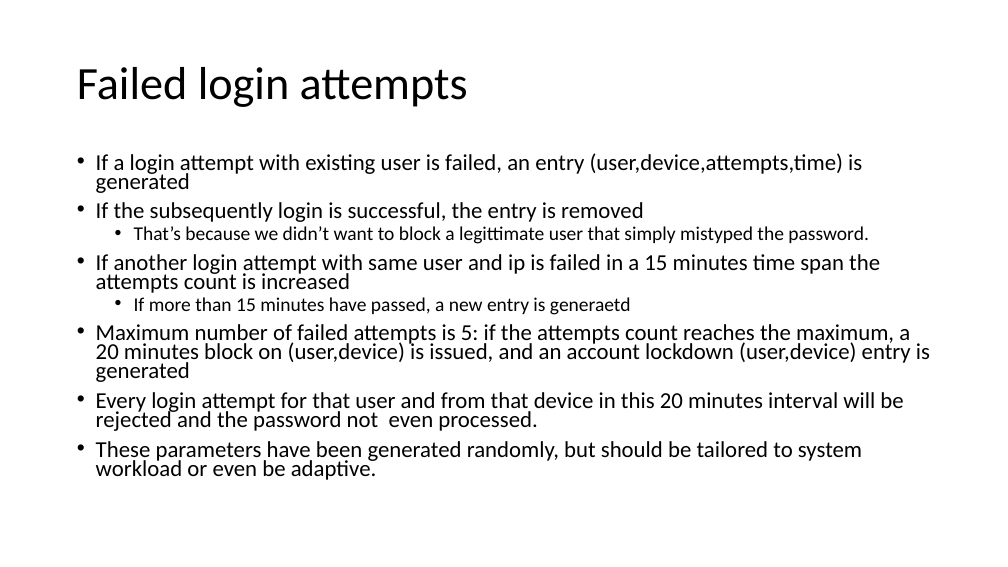
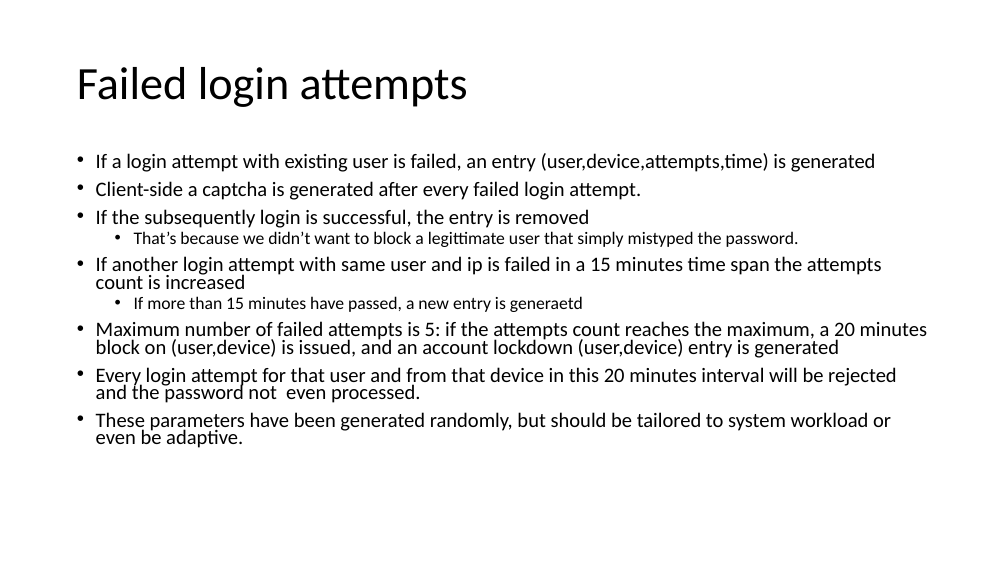
Before and after one commit to fparricelli/Encrypted-data-exchange-between-two-Arduino-boards-using-Symmetric-Encryption, a slide deck: slide 15 of Documentazione e cose così/Slide_concettuali_Luca.pptx. Drawn at 1008x567 pixels with LibreOffice and Linux fonts; fonts in the diff are those of the drawing. Boxes give left, top, right and bottom in pixels: in the first picture for what was removed or moved away, otherwise in the second. Text is boxed around its words. In the diff, an @@ line names an element or a change of style, - is before the commit and + after.

```diff
--- a/Documentazione e cose così/Slide_concettuali_Luca.pptx
+++ b/Documentazione e cose così/Slide_concettuali_Luca.pptx
@@ text at box(96, 153, 928, 448): size 21.7 to 19.6 pt in "If a login attempt with existing user ...", "If the subsequently login is successful, the ...", "If another login attempt with same user ...", "Maximum number of failed attempts is 5: ..." and 2 more places; size 18.6 to 16.8 pt in "That’s because we didn’t want to block ...", "If more than 15 minutes have passed, ..." @@
@@ text at box(96, 181, 641, 200): paragraph added @@
+• Client-side a captcha is generated after every failed login attempt.
```
Also in this commit, not shown: 5 other slides changed, 4 slides added, 1 slide removed, 3 other files.
